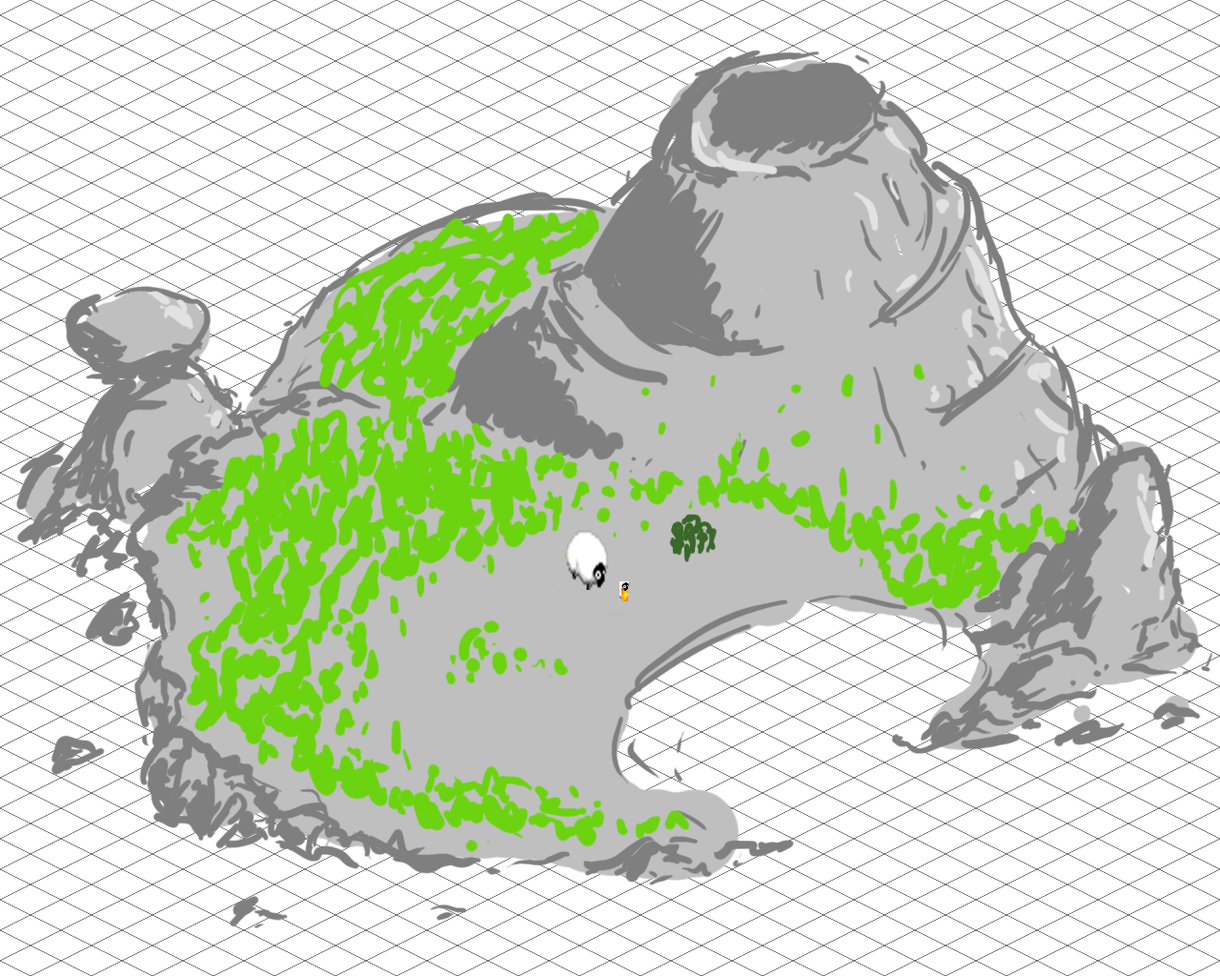
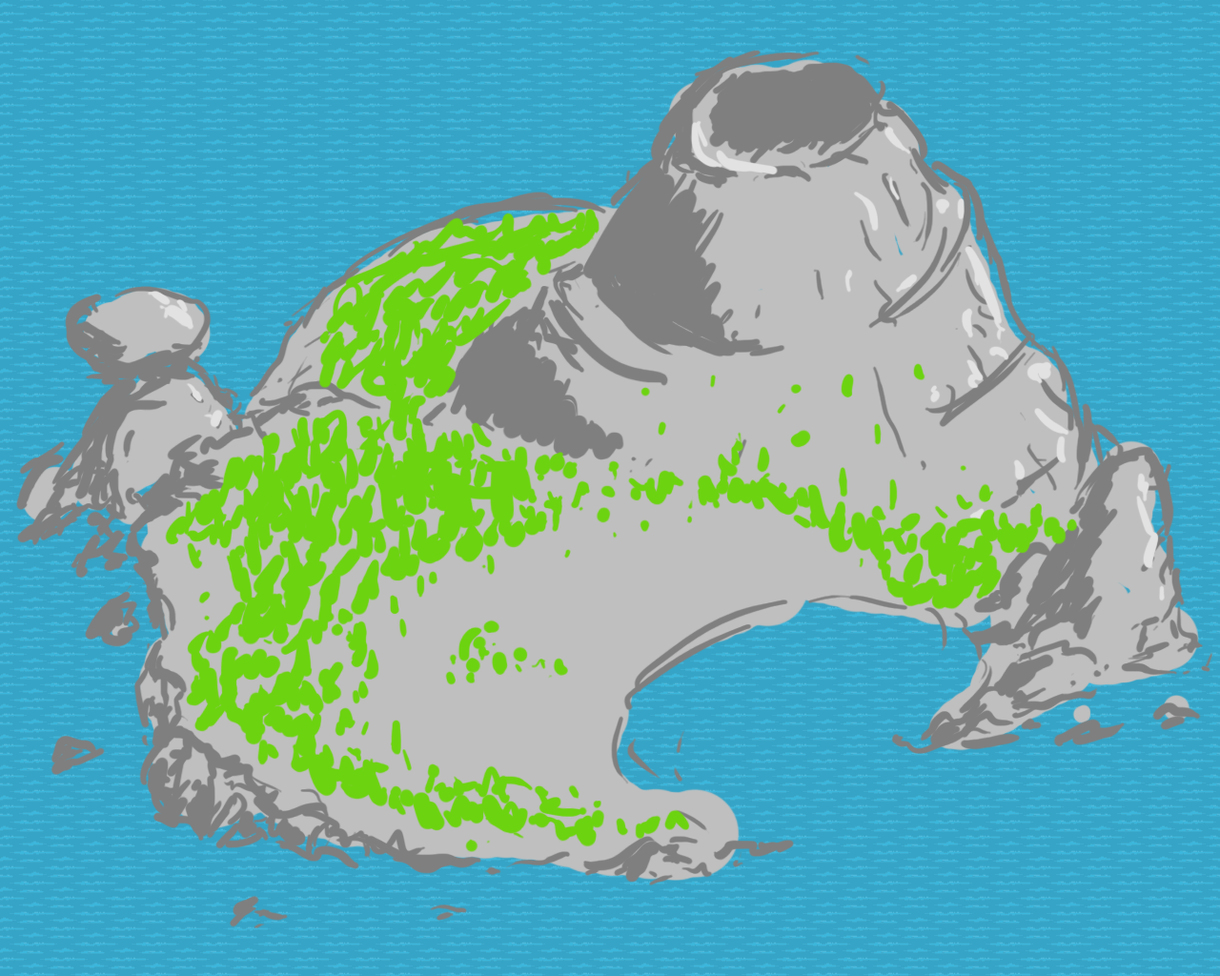
Layer changes from the first w=1220, h=976 image to the second:
hid "silly_stuff" over [560,513,718,615]
added layer "Calque 10" above "Calque 9" over [0,0,1220,976]
added layer "Calque 9" above "Calque 8" over [0,0,1220,976]
added layer "Calque 8" above "Calque 1" over [0,0,1220,976]
hid "Arrière-plan" over [0,0,1220,976]
